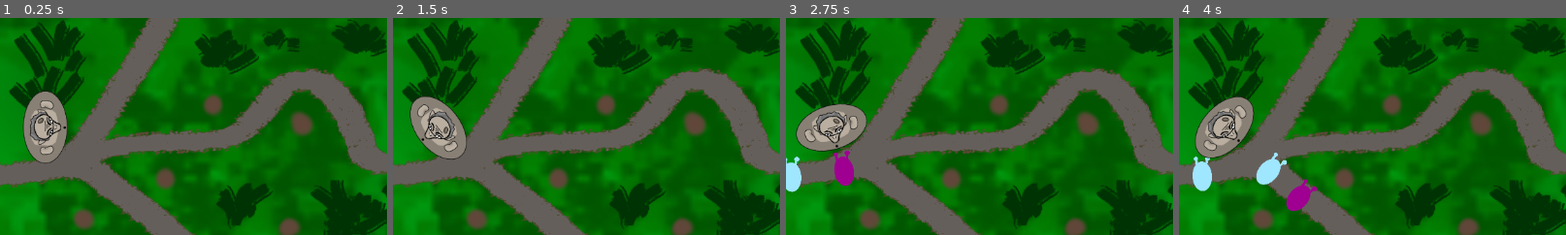
Above: before the commit, frames 1-4 (left to right).
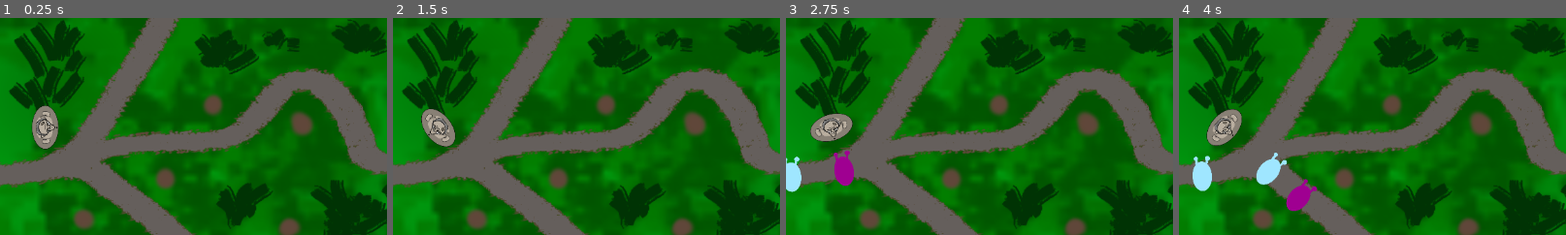
Above: after the commit, the same moments.

Repository: Dorfultariant/fgj_2024
Game: Godot game, scene res://scenes/world/level_1.tscn
The game is run twice, just before and just after one commit, with the same random seed, the same clock (stepped at 60 frames per second) and the same inputs.
Inputs:
- Up to frame 1 (0.25 s): no input
- Up to frame 2 (1.5 s): tap Enter at 0.5 s
- Up to frame 3 (2.75 s): no input
- Up to frame 4 (4 s): no input
The pictures show only the part of the screen within x 0-50%, y 32-82%; the shares and areas given below are measured in that part.

The runs differ from the first frame. In frame 1, 2.7% of the frame differs, in the area x 5-18%, y 33-67%; in frame 2, 2.7%; in frame 3, 2.8%; in frame 4, 2.8%, in the area x 4-20%, y 36-65%.
Error after the commit: Cannot call method 'get_children' on a null value. (res://scenes/world/world.gd:8)

Commit message:
mid push

Diff:
--- a/scenes/towers/tower.tscn
+++ b/scenes/towers/tower.tscn
@@ -6,6 +6,7 @@
 [sub_resource type="CircleShape2D" id="CircleShape2D_xfevo"]
 
 [node name="Tower" type="Area2D"]
+scale = Vector2(0.6, 0.6)
 script = ExtResource("1_m731t")
 
 [node name="Sprite2D" type="Sprite2D" parent="."]
--- a/scenes/world/world.gd
+++ b/scenes/world/world.gd
@@ -5,9 +5,12 @@
 var tower_scene: PackedScene = preload("res://scenes/towers/tower.tscn")
 var follow_paths_list = []
 var speed : int = 200
+var tower_positions = $TowerPositions.get_children()
+
 # Called when the node enters the scene tree for the first time.
 func _ready():
 	var tower = tower_scene.instantiate()
+
 	tower.position = $TowerPositions/Marker2D.global_position
 	$Towers.add_child(tower)
 	for i in range(20):
